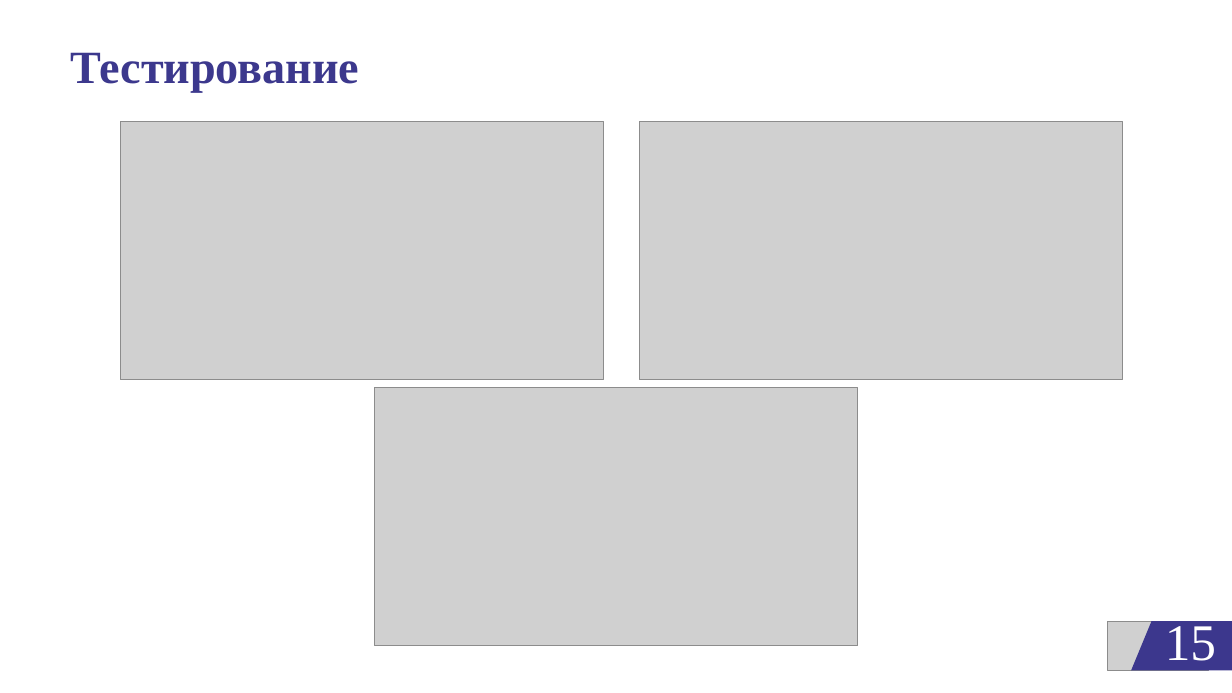
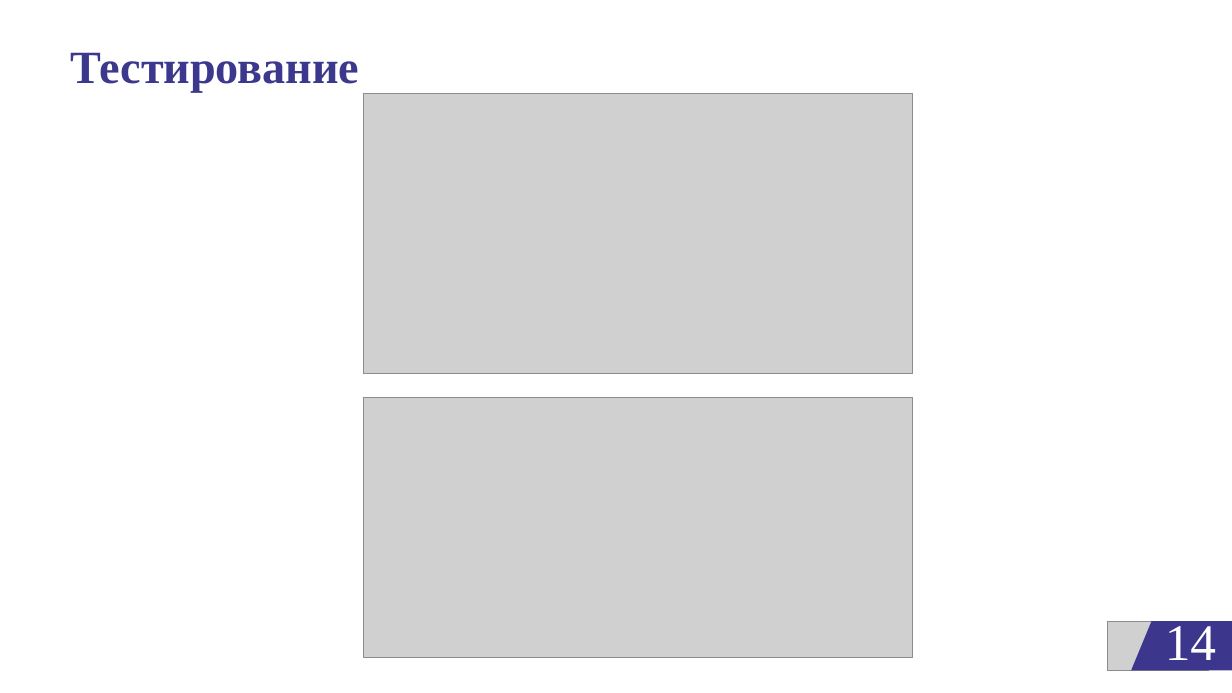
Before and after one commit to egorbeckish/Baccalaureate, a slide deck: slide 14 of 4 FOURTH COURSE/Semester 8/ДИПЛОМ/Отчеты/Презентация_Бекиш Е.П. 2025.pptx (slide 15 before the commit). Drawn at 1232x693 pixels with LibreOffice and Linux fonts; fonts in the diff are those of the drawing; grey boxes stand for pictures; background and template pictures are left out. Boxes give left, top, right and bottom in pixels: in the first picture for what was removed or moved away, otherwise in the second. Text is boxed around its words. In the diff, an @@ line names an element or a change of style, - is before the commit and + after.

```diff
--- a/4 FOURTH COURSE/Semester 8/ДИПЛОМ/Отчеты/Презентация_Бекиш Е.П. 2025.pptx
+++ b/4 FOURTH COURSE/Semester 8/ДИПЛОМ/Отчеты/Презентация_Бекиш Е.П. 2025.pptx
@@ picture added at (x1=364, y1=93, x2=913, y2=373) @@
@@ picture removed at (x1=120, y1=121, x2=604, y2=379) @@
@@ picture removed at (x1=640, y1=121, x2=1124, y2=379) @@
@@ picture resized from (x1=374, y1=388, x2=859, y2=646) to (x1=364, y1=397, x2=913, y2=658) @@
@@ page number at (x1=1165, y1=620, x2=1216, y2=671): text changed @@
-15
+14
```
Also in this commit, not shown: 12 other slides changed, 3 slides removed, 12 other files.
